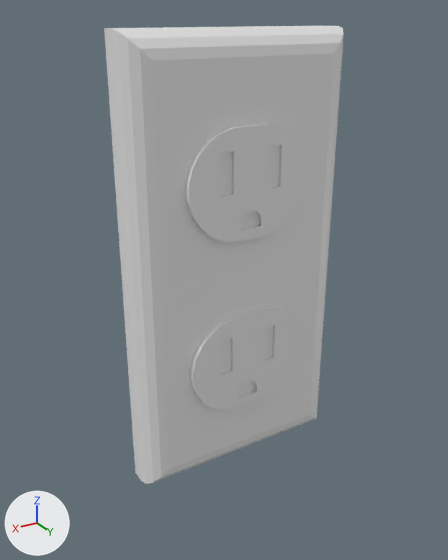
Renders of the FBX model OperationCoffeeShop/Assets/Art and Design/Models/PWROUTLET1.fbx from each side of a commit.
Before and after are seen from a camera (50 mm lens) standing at (1.39, 2.2, 1.05) and looking at (-0.01, -0.13, -0.12). Lighting does not change. The marker at lower left points along +X, +Y and +Z.
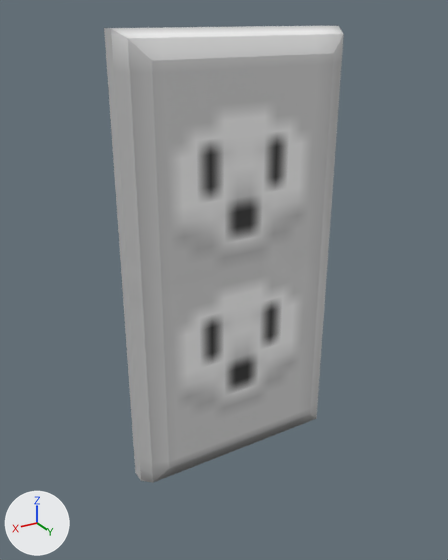
The newer file is also turned or shifted as a whole; pictures and numbers use the older file's frame.

Where the change shows, as pixel boxes (x1, y1, x2, y2) in the pictures (448 x 560 px):
```json
{"object": "Cube", "change": "reshaped", "before": [104, 26, 344, 484], "after": [104, 26, 344, 483]}
{"part": 1, "of": "me_cube_001", "change": "deleted", "before": [186, 123, 308, 242]}
{"part": 2, "of": "me_cube_001", "change": "deleted", "before": [190, 309, 299, 410]}
{"part": 3, "of": "me_cube_001", "change": "cut back", "before": [111, 26, 344, 484], "after": [111, 26, 344, 483]}
{"part": 4, "of": "me_cube_001", "change": "recoloured", "before": [104, 26, 334, 480], "after": [104, 26, 334, 480]}
```

Scene script edits in JSON lines:
```json
{"op": "add", "block": "img_poweroutlet_png", "code": ["img_poweroutlet_png = load_image('PowerOutlet.png', '_unpacked/PowerOutlet.png', 32, 32, 'sRGB')"]}
{"op": "add", "block": "mat_poweroutlet", "code": ["mat_poweroutlet = bpy.data.materials.new('PowerOutlet')", "# uses the picture img_poweroutlet_png"]}
{"block": "me_cube_001", "where": "# used by ob_cube; location = (0.0, 0.0, 0.0)"}
{"op": "remove", "block": "me_cube_001", "code": "me_cube_001.from_pydata(...)  # 306 vertices, 291 faces; spans x -0.52..0.52, y -0.09..0.11, z -1.83..1.0"}
{"op": "add", "block": "me_cube_001", "code": "me_cube_001.from_pydata(...)  # 18 vertices, 13 faces; spans x -0.52..0.52, y -0.09..0.09, z -1.83..1.0"}
{"block": "me_cube_001", "change": "me_cube_001 part 1: the loose piece of 140 vertices spanning x -0.29..0.29, y 0.07..0.11, z 0.17..0.64 is deleted"}
{"block": "me_cube_001", "change": "me_cube_001 part 2: the loose piece of 140 vertices spanning x -0.29..0.29, y 0.07..0.11, z -0.67..-0.2 is deleted"}
{"block": "me_cube_001", "change": "me_cube_001 part 3"}
{"block": "me_cube_001", "change": "8 vertices are removed from x -0.51..0.51, y 0.02..0.08, z -0.99..0.99"}
{"block": "me_cube_001", "change": "16 faces are deleted"}
{"block": "me_cube_001", "change": "8 new faces join them"}
{"block": "me_cube_001", "change": "me_cube_001 part 4: 5 faces spanning x -0.52..0.52, y -0.09..0.09, z -1.0..1.0 switch from no material to mat_poweroutlet"}
```
